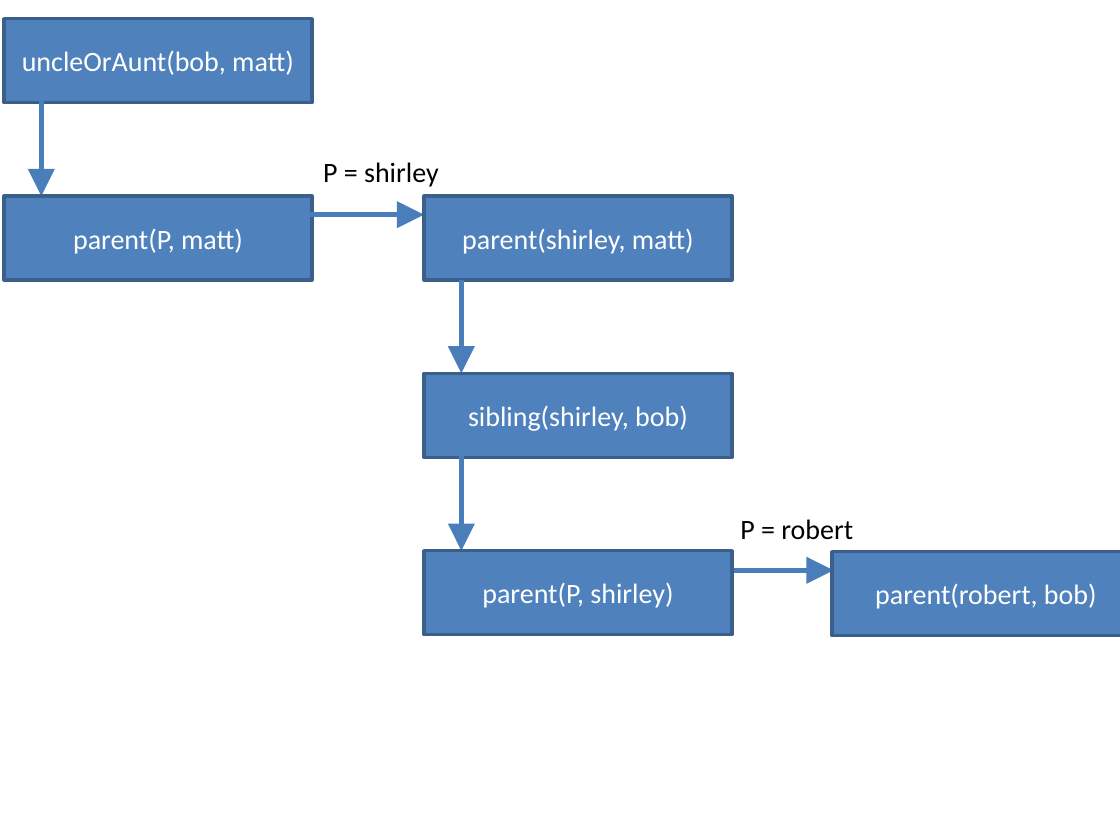
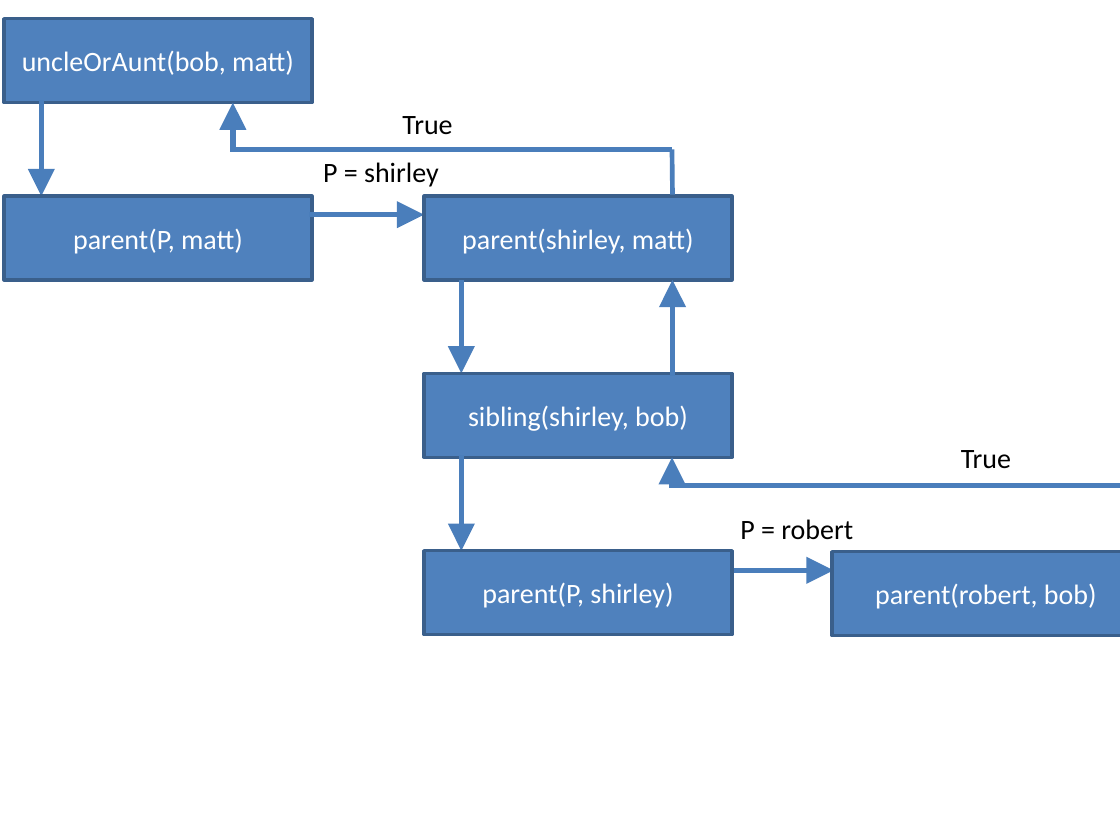
Before and after one commit to evanrichter/CS359, a slide deck: slide 3 of PEX4/traceDiagram.pptx. Drawn at 1120x840 pixels with LibreOffice and Linux fonts; fonts in the diff are those of the drawing. Boxes give left, top, right and bottom in pixels: in the first picture for what was removed or moved away, otherwise in the second. Text is boxed around its words. In the diff, an @@ line names an element or a change of style, - is before the commit and + after.

```diff
--- a/PEX4/traceDiagram.pptx
+++ b/PEX4/traceDiagram.pptx
@@ arrow added from (233, 149) to (233, 103), #4B7EBC 3.5 pt @@
@@ text added at [402, 116, 452, 135], 18 pt, text #000000 @@
+True
@@ line added from (233, 149) to (672, 149), #4B7EBC 3 pt @@
@@ line added from (672, 195) to (672, 149), #4B7EBC 3 pt @@
@@ arrow added from (672, 373) to (672, 280), #4B7EBC 3.5 pt @@
@@ arrow added from (672, 485) to (672, 457), #4B7EBC 3.5 pt @@
@@ text added at [961, 450, 1011, 469], 18 pt, text #000000 @@
+True
@@ line added from (672, 485) to (1120, 485), #4B7EBC 3 pt @@
```
Also in this commit, not shown: 2 other files.
